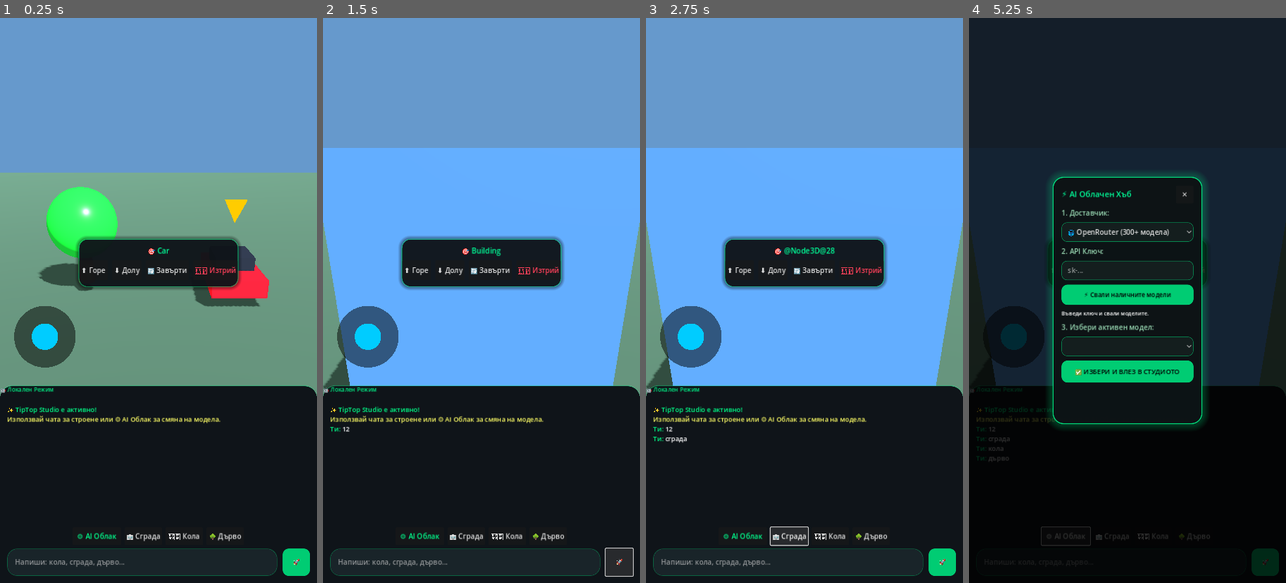
Above: before the commit, frames 1-4 (left to right).
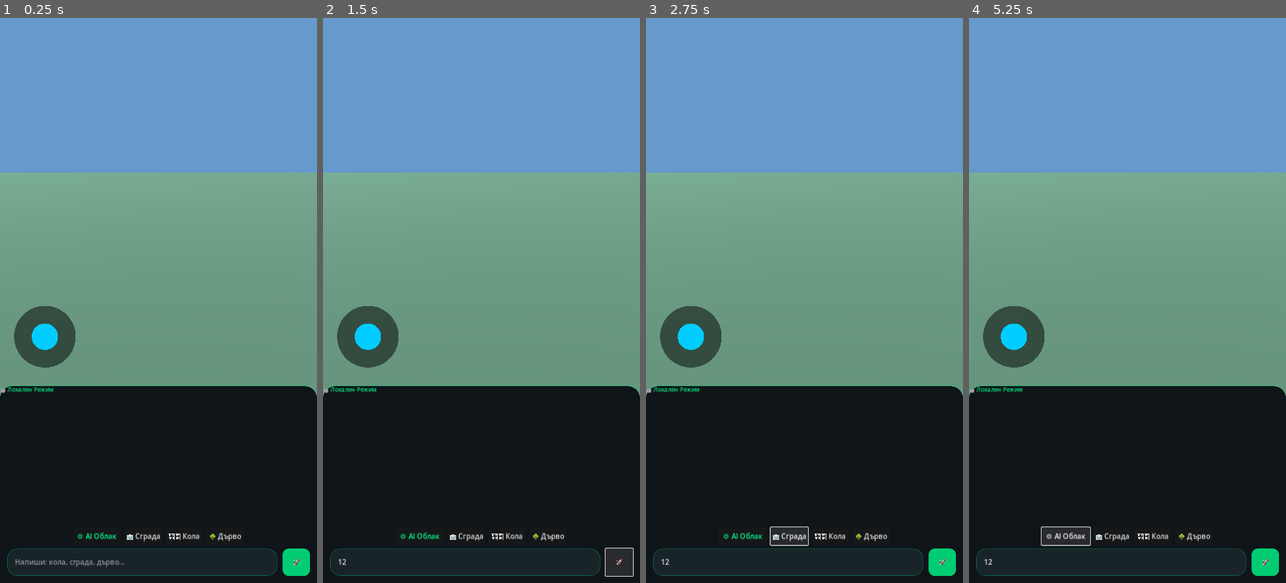
Above: after the commit, the same moments.

Repository: stanbg96/tiptop-game-engine
Game: Godot game, scene res://scenes/Main.tscn
Same seed, same stepped clock (60 frames per second), same inputs: the game is played once before the commit and once after it.
Inputs (mouse positions are in pixels of both pictures, inside the frame that each line leads up to):
- Up to frame 1 (0.25 s): no input
- Up to frame 2 (1.5 s): click (465, 560) at 0.52 s; type "12" at 0.6 s; click "🚀" at 1.25 s
- Up to frame 3 (2.75 s): click "🏢 Сграда" at 2 s
- Up to frame 4 (5.25 s): click "🏎️ Кола" at 2.75 s; click "🌳 Дърво" at 3.5 s; click (1064, 272) at 4.25 s, where only the run before the commit has a clickable "⬆️ Горе"; click "⚙️ AI Облак" at 5 s

The runs differ from the first frame. In frame 1, 8.9% of the frame differs, in the area x 2-85%, y 29-72%; in frame 2, 40%; in frame 3, 40%; in frame 4, 71%, in the area x 0-100%, y 0-99%.
Error after the commit: Parse Error: Unterminated string. (res://scripts/Studio.gd:388)

Commit message:
Implement true procedural AI 3D compiler from JSON recipes

Diff:
--- a/scripts/Studio.gd
+++ b/scripts/Studio.gd
@@ -48,11 +48,9 @@
     _setup_popup_scrolling()
     _load_saved_config()
 
-    _add_log("[color=#00ff88]✨ TipTop Studio е активно![/color]")
-    _add_log("[color=#ffff66]Използвай чата за строене или ⚙️ AI Облак за смяна на модела.[/color]")
-
-    _build("дърво", Vector3(-3.5, 0.0, -5.0))
-    _build("кола", Vector3(3.5, 0.0, -5.0))
+    _add_log("[color=#00ff88]✨ TipTop Генеративен 3D Енджин е активен![/color]")
+    _add_log("[color=#00f2fe]Модел:[/color] " + current_model)
+    _add_log("[color=#ffff66]💡 Напиши произволен обект (тоалетна, замък, робот, самолет) и AI ще го построи геометрично![/color]")
 
 func _setup_provider_dropdown():
     provider_select.clear()
@@ -74,6 +72,8 @@
         vscroll_grabber.corner_radius_top_right = 14
         vscroll_grabber.corner_radius_bottom_right = 14
         vscroll_grabber.corner_radius_bottom_left = 14
+        vscroll_grabber.content_margin_left = 14.0
+        vscroll_grabber.content_margin_right = 14.0
 
         var vscroll_bg = StyleBoxFlat.new()
         vscroll_bg.bg_color = Color(0.06, 0.09, 0.1, 0.95)
@@ -190,7 +190,6 @@
     api_page.visible = false
     _save_config()
 
-# Бутонът "Запази и Влез"
 func _on_confirm_and_enter():
     _save_config()
     api_page.visible = false
@@ -245,13 +244,15 @@
             status_lbl.text = "❌ Невалиден ключ! (HTTP " + str(response_code) + ")"
             status_lbl.modulate = Color(1, 0.3, 0.3)
     else:
+        # Получен отговор за генериране на 3D модел от AI
         if response_code == 200:
             var json = JSON.new()
             if json.parse(body.get_string_from_utf8()) == OK:
                 var res = json.get_data()
-                var content = res["choices"][0]["message"]["content"].strip_edges()
-                _add_log("[color=#00ff88]" + current_model + ":[/color] " + content)
-                _build(content.to_lower(), Vector3.INF)
+                var raw_content = res["choices"][0]["message"]["content"].strip_edges()
+                _compile_procedural_recipe(raw_content)
+            else:
+                _add_log("[color=#ff4444]Невалиден JSON отговор от модела.[/color]")
         else:
             _add_log("[color=#ff4444]AI грешка (" + str(response_code) + "). Провери баланса/ключа.[/color]")
 
@@ -283,16 +284,13 @@
     free_models.sort()
     paid_models.sort()
 
-    # 1. Официалният Free Router на OpenRouter
     model_select.add_item("⚡ АВТОМАТИЧЕН (OpenRouter Free Router)")
     model_ids_map.append("openrouter/free")
 
-    # 2. Всички безплатни модели най-отгоре
     for m in free_models:
         model_select.add_item("🎁 [FREE] " + m)
         model_ids_map.append(m)
 
-    # 3. Платените модели
     for m in paid_models:
         model_select.add_item("⭐ " + m)
         model_ids_map.append(m)
@@ -300,7 +298,7 @@
     fetched_models = model_ids_map
 
     if fetched_models.size() > 1:
-        status_lbl.text = "✅ Намерени " + str(free_models.size()) + " безплатни от " + str(list.size()) + " модела (официалният пълен списък на OpenRouter)."
+        status_lbl.text = "✅ Намерени " + str(free_models.size()) + " безплатни от " + str(list.size()) + " модела."
         status_lbl.modulate = Color(0, 1, 0.5)
         model_select.selected = 0
         current_model = "openrouter/free"
@@ -364,15 +362,20 @@
     _add_log("[color=#00ff88]Ти:[/color] " + t)
 
     if not api_key.is_empty():
-        _request_ai_chat(t)
+        _request_ai_procedural_recipe(t)
     else:
-        _build(t.to_lower(), Vector3.INF)
+        _add_log("[color=#ffff66]Нямаш въведен API ключ! Натисни '⚙️ AI Облак'.[/color]")
 
 func _on_chip_pressed(txt: String):
     _add_log("[color=#00ff88]Ти:[/color] " + txt)
-    _build(txt.to_lower(), Vector3.INF)
-
-func _request_ai_chat(prompt: String):
+    if not api_key.is_empty():
+        _request_ai_procedural_recipe(txt)
+    else:
+        _add_log("[color=#ffff66]Нямаш въведен API ключ! Натисни '⚙️ AI Облак'.[/color]")
+
+# СИСТЕМЕН ПРОМПТ ЗА 100% ВАЛИДНА ПРОЦЕДУРНА JSON РЕЦЕПТА
+func _request_ai_procedural_recipe(prompt: String):
+    _add_log("[color=#00f2fe]⏳ " + current_model + " проектира 3D модела в RAM...[/color]")
     var url = providers[current_provider_idx]["chat"]
     var headers = [
         "Authorization: Bearer " + api_key,
@@ -380,90 +383,149 @@
     ]
     if current_provider_idx == 0:
         headers.append("HTTP-Referer: https://tiptop.engine")
-
-    var sys_prompt = "Ти си 3D генератор. Отговаряй САМО с една дума от следните: [дърво, кола, сграда, блок], която най-точно описва обекта."
+        headers.append("X-Title: TipTop Studio")
+
+    var system_prompt = """Ти си процедурен 3D CAD графичен компилатор.
+
+{
+  "name": "ИмеНаОбекта",
+  "parts": [
+    {
+      "shape": "box" | "sphere" | "cylinder" | "torus" | "prism" | "capsule",
+      "pos": [x, y, z],
+      "size": [width, height, depth],
+      "rot": [pitch_deg, yaw_deg, roll_deg],
+      "color": "#RRGGBB",
+      "metallic": 0.0-1.0,
+      "roughness": 0.0-1.0,
+      "emission": "#000000"
+    }
+  ]
+}
+
+- За тоалетна чиния: комбинирай цилиндър за основа, кутия за казанче, тор/кутия със заобляне за седалка.
+- За кола: правоъгълна кутия за шаси, скосена кутия за кабина, 4 цилиндъра за гуми.
+- За замък: цилиндрични кули с конусовидни призми и стени.
+
     var body = JSON.stringify({
         "model": current_model,
         "messages": [
-            {"role": "system", "content": sys_prompt},
-            {"role": "user", "content": prompt}
+            {"role": "system", "content": system_prompt},
+            {"role": "user", "content": "Конструирай 3D рецепта за: " + prompt}
         ],
-        "max_tokens": 10,
-        "temperature": 0.1
+        "temperature": 0.2
     })
     http_request.request(url, headers, HTTPClient.METHOD_POST, body)
 
-func _build(prompt: String, forced_pos: Vector3 = Vector3.INF):
-    var pos = forced_pos
-    if pos == Vector3.INF:
-        var fwd = -camera.global_transform.basis.z
-        fwd.y = 0.0
-        pos = camera.global_position + fwd.normalized() * 5.0
-        pos.y = 0.0
-
-    var obj = Node3D.new()
-    obj.position = pos
+# КОМПИЛАТОР НА JSON РЕЦЕПТАТА В РЕАЛНИ 3D MESHES И PBR МАТЕРИАЛИ
+func _compile_procedural_recipe(raw_json: String):
+    var clean_text = raw_json.strip_edges()
+    if clean_text.begins_with("```"):
+        clean_text = clean_text.trim_prefix("```json").trim_prefix("```").trim_suffix("```").strip_edges()
+
+    # Търсене на JSON блок ако моделът е написал текст наоколо
+    var start_idx = clean_text.find("{")
+    var end_idx = clean_text.rfind("}")
+    if start_idx != -1 and end_idx != -1 and end_idx > start_idx:
+        clean_text = clean_text.substr(start_idx, end_idx - start_idx + 1)
+
+    var json = JSON.new()
+    if json.parse(clean_text) != OK:
+        _add_log("[color=#ff4444]AI върна невалиден JSON код. Опитай пак.[/color]")
+        return
+
+    var recipe = json.get_data()
+    if not recipe is Dictionary or not recipe.has("parts"):
+        _add_log("[color=#ff4444]Липсват геометрични части в рецептата.[/color]")
+        return
+
+    # Спаун позиция пред погледа на камерата
+    var fwd = -camera.global_transform.basis.z
+    fwd.y = 0.0
+    var spawn_pos = camera.global_position + fwd.normalized() * 6.0
+    spawn_pos.y = 0.0
+
+    var root_obj = Node3D.new()
+    root_obj.position = spawn_pos
+    root_obj.name = str(recipe.get("name", "AI_Object"))
 
     var rb = StaticBody3D.new()
     rb.add_to_group("prop")
-    obj.add_child(rb)
-
-    if "дърво" in prompt:
-        obj.name = "Tree"
-        var trunk = CylinderMesh.new()
-        trunk.top_radius = 0.3
-        trunk.bottom_radius = 0.4
-        trunk.height = 1.8
-        _add_mesh(rb, trunk, Vector3(0, 0.9, 0), Color(0.45, 0.25, 0.12))
-
-        var leaves = SphereMesh.new()
-        leaves.radius = 1.6
-        leaves.height = 3.2
-        _add_mesh(rb, leaves, Vector3(0, 2.8, 0), Color(0.12, 0.78, 0.22))
-
-        var box_shape = BoxShape3D.new()
-        box_shape.size = Vector3(2.5, 4.5, 2.5)
-        _add_col(rb, box_shape, Vector3(0, 2.2, 0))
-
-    elif "кола" in prompt:
-        obj.name = "Car"
-        var chassis = BoxMesh.new()
-        chassis.size = Vector3(2.4, 0.8, 4.6)
-        _add_mesh(rb, chassis, Vector3(0, 0.4, 0), Color(1.0, 0.1, 0.15))
-
-        var cabin = BoxMesh.new()
-        cabin.size = Vector3(1.8, 0.6, 2.2)
-        _add_mesh(rb, cabin, Vector3(0, 1.1, -0.2), Color(0.12, 0.14, 0.18))
-
-        var col_shape = BoxShape3D.new()
-        col_shape.size = Vector3(2.4, 1.4, 4.6)
-        _add_col(rb, col_shape, Vector3(0, 0.7, 0))
-
-    else:
-        obj.name = "Building"
-        var building = BoxMesh.new()
-        building.size = Vector3(3.0, 6.0, 3.0)
-        _add_mesh(rb, building, Vector3(0, 3.0, 0), Color(0.22, 0.38, 0.58))
-
-        var col_shape = BoxShape3D.new()
-        col_shape.size = Vector3(3.0, 6.0, 3.0)
-        _add_col(rb, col_shape, Vector3(0, 3.0, 0))
-
-    world.add_child(obj)
-    _select(obj)
-
-func _add_mesh(parent_node: Node3D, mesh_res: Mesh, pos: Vector3, col: Color):
-    var m = MeshInstance3D.new()
-    m.mesh = mesh_res
-    m.position = pos
-    var mat = StandardMaterial3D.new()
-    mat.albedo_color = col
-    mat.roughness = 0.3
-    m.material_override = mat
-    parent_node.add_child(m)
-
-func _add_col(parent_node: Node3D, shape_res: Shape3D, pos: Vector3):
-    var c = CollisionShape3D.new()
-    c.shape = shape_res
-    c.position = pos
-    parent_node.add_child(c)
+    root_obj.add_child(rb)
+
+    var parts = recipe.get("parts", [])
+    for part in parts:
+        var shape_type = str(part.get("shape", "box")).to_lower()
+        var pos_arr = part.get("pos", [0, 0, 0])
+        var size_arr = part.get("size", [1, 1, 1])
+        var rot_arr = part.get("rot", [0, 0, 0])
+        var color_hex = str(part.get("color", "#aaaaaa"))
+        var metallic_val = float(part.get("metallic", 0.1))
+        var roughness_val = float(part.get("roughness", 0.5))
+        var emission_hex = str(part.get("emission", "#000000"))
+
+        var p_pos = Vector3(pos_arr[0], pos_arr[1], pos_arr[2])
+        var p_size = Vector3(max(0.05, size_arr[0]), max(0.05, size_arr[1]), max(0.05, size_arr[2]))
+        var p_rot = Vector3(deg_to_rad(rot_arr[0]), deg_to_rad(rot_arr[1]), deg_to_rad(rot_arr[2]))
+
+        # PBR Материал с физически свойства
+        var mat = StandardMaterial3D.new()
+        mat.albedo_color = Color.from_string(color_hex, Color.GRAY)
+        mat.metallic = metallic_val
+        mat.roughness = roughness_val
+        if emission_hex != "#000000" and emission_hex != "":
+            mat.emission_enabled = true
+            mat.emission = Color.from_string(emission_hex, Color.BLACK)
+            mat.emission_energy_multiplier = 2.0
+
+        var mesh_inst = MeshInstance3D.new()
+        var mesh_res: Mesh = null
+
+        match shape_type:
+            "sphere":
+                var sph = SphereMesh.new()
+                sph.radius = p_size.x * 0.5
+                sph.height = p_size.y
+                mesh_res = sph
+            "cylinder":
+                var cyl = CylinderMesh.new()
+                cyl.top_radius = p_size.x * 0.5
+                cyl.bottom_radius = p_size.z * 0.5
+                cyl.height = p_size.y
+                mesh_res = cyl
+            "torus":
+                var tor = TorusMesh.new()
+                tor.inner_radius = max(0.02, p_size.x * 0.3)
+                tor.outer_radius = p_size.x * 0.5
+                mesh_res = tor
+            "prism":
+                var pr = PrismMesh.new()
+                pr.size = p_size
+                mesh_res = pr
+            "capsule":
+                var cap = CapsuleMesh.new()
+                cap.radius = p_size.x * 0.5
+                cap.height = p_size.y
+                mesh_res = cap
+            _:
+                var b = BoxMesh.new()
+                b.size = p_size
+                mesh_res = b
+
+        mesh_inst.mesh = mesh_res
+        mesh_inst.material_override = mat
+        mesh_inst.position = p_pos
+        mesh_inst.rotation = p_rot
+        rb.add_child(mesh_inst)
+
+    # Общ колидър за целия сглобен обект
+    var col = CollisionShape3D.new()
+    var box_shape = BoxShape3D.new()
+    box_shape.size = Vector3(3.0, 3.0, 3.0)
+    col.shape = box_shape
+    col.position.y = 1.5
+    rb.add_child(col)
+
+    world.add_child(root_obj)
+    _select(root_obj)
+    _add_log("[color=#00ff88]✓ " + root_obj.name + " е построен успешно в RAM![/color]")
